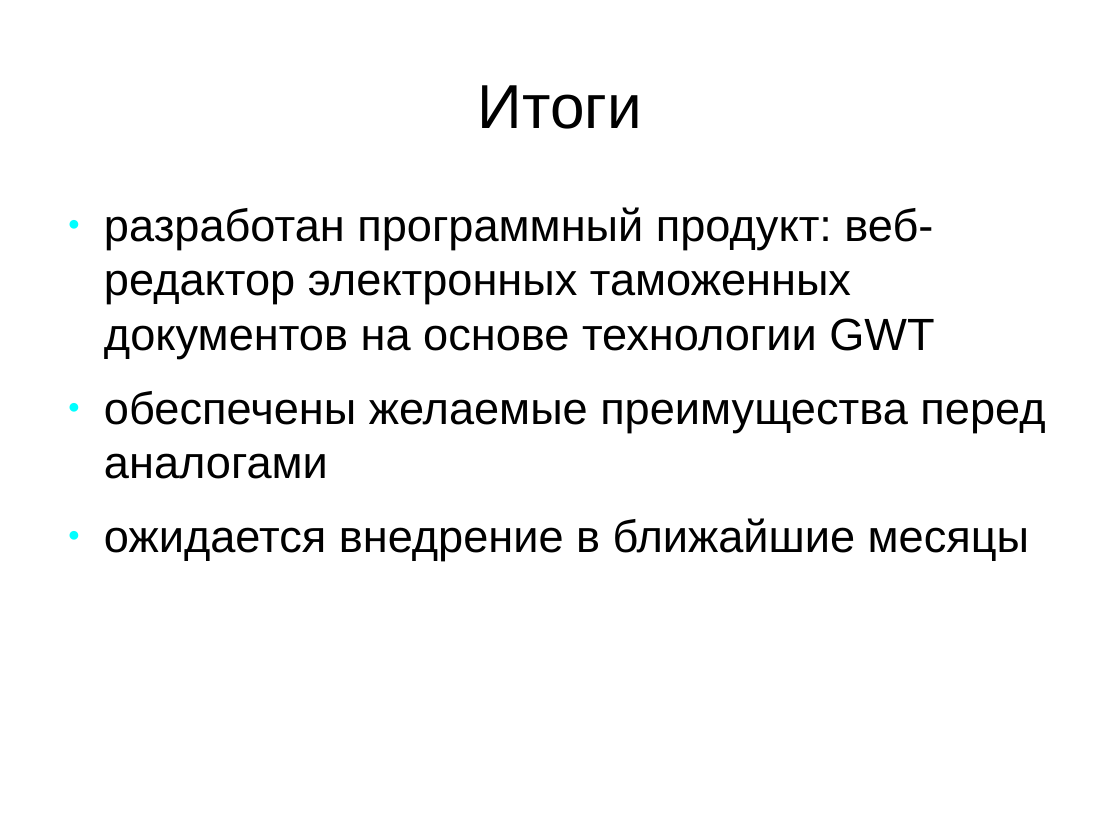
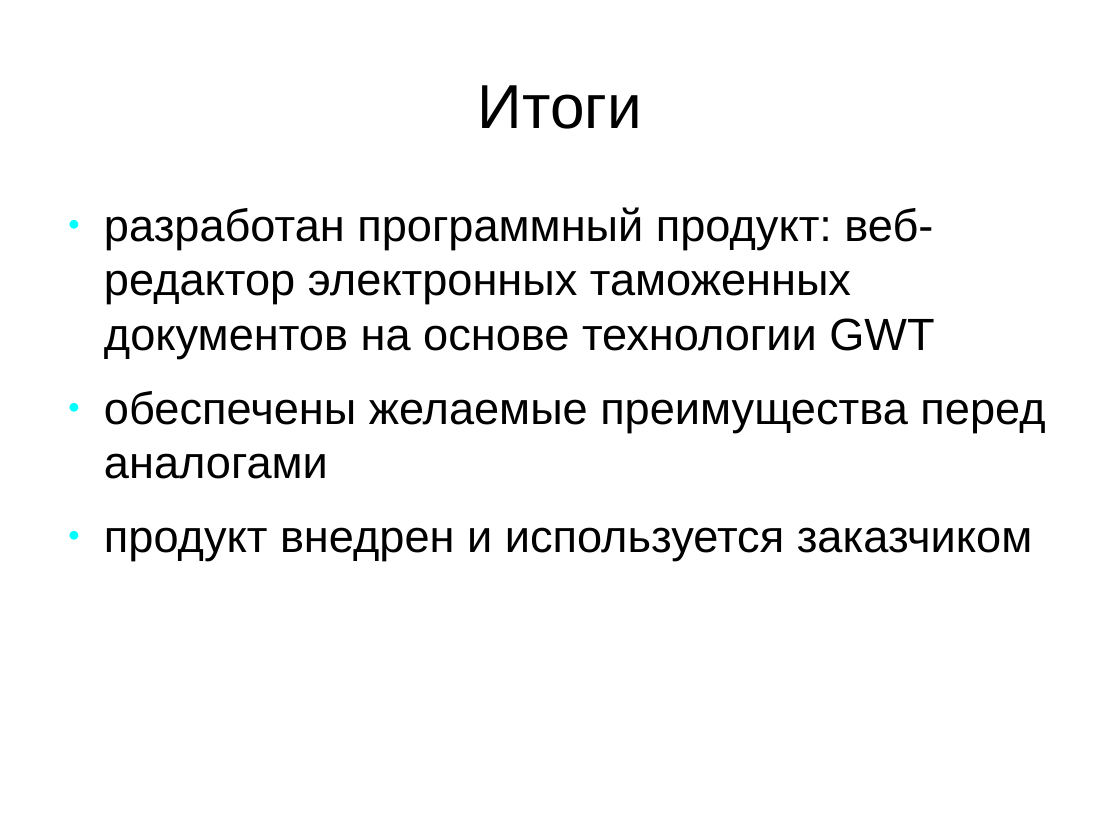
Before and after one commit to aeremenok/a-team-777, a slide deck: slide 17 of diploma/eav/diploma/demo.odp. Drawn at 1120x840 pixels with LibreOffice and Linux fonts; fonts in the diff are those of the drawing. Boxes give left, top, right and bottom in pixels: in the first picture for what was removed or moved away, otherwise in the second. Text is boxed around its words. In the diff, an @@ line names an element or a change of style, - is before the commit and + after.

```diff
--- a/diploma/eav/diploma/demo.odp
+++ b/diploma/eav/diploma/demo.odp
@@ text at [104, 527, 1033, 561]: text changed @@
-● ожидается внедрение в ближайшие месяцы
+● продукт внедрен и используется заказчиком
```
Also in this commit, not shown: 5 other slides changed.
